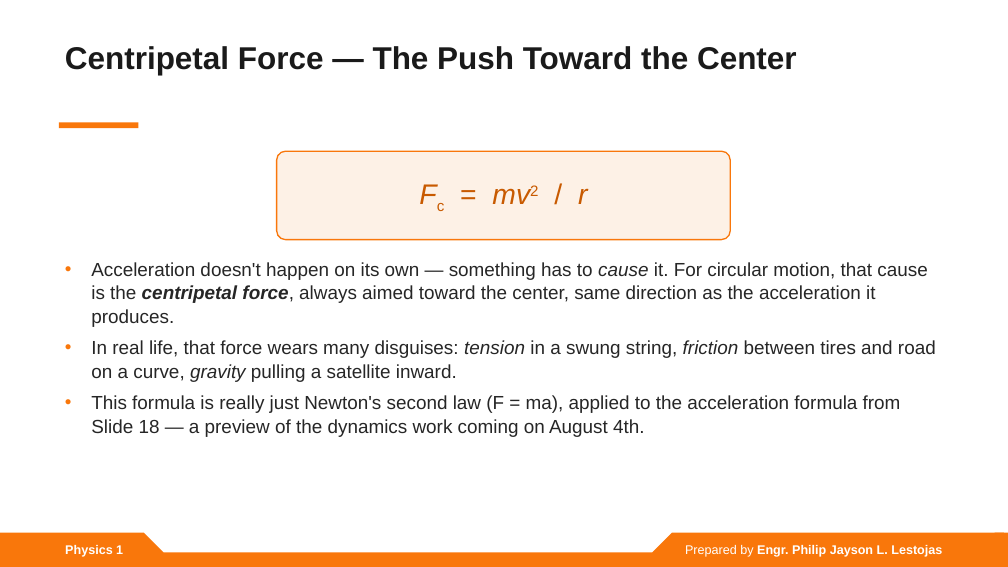
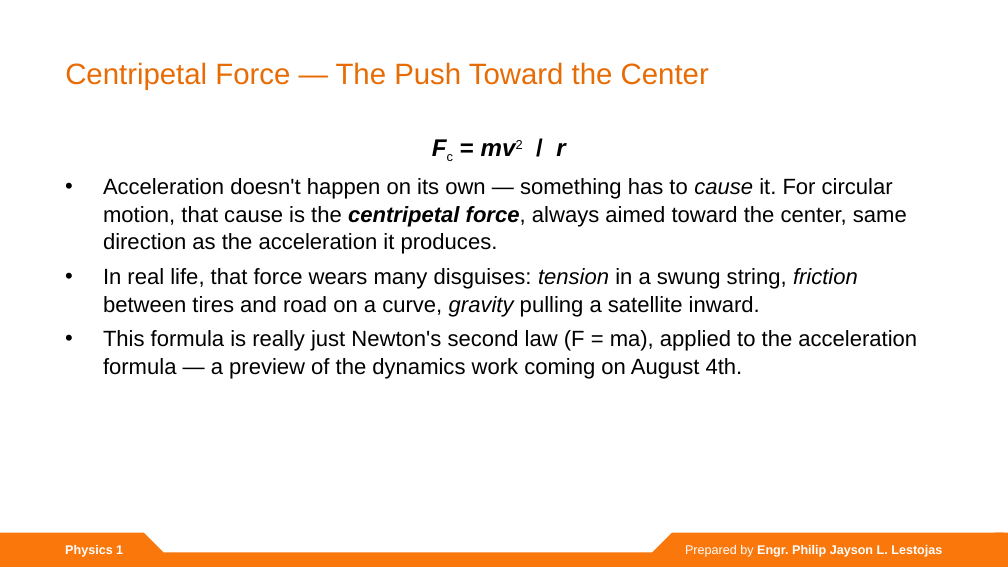
Before and after one commit to lestojas/physics, a slide deck: slide 16 of Projectile and Circular Motion.pptx. Drawn at 1008x567 pixels with LibreOffice and Linux fonts; fonts in the diff are those of the drawing. Boxes give left, top, right and bottom in pixels: in the first picture for what was removed or moved away, otherwise in the second. Text is boxed around its words. In the diff, an @@ line names an element or a change of style, - is before the commit and + after.

Commit message:
Revise deck to match template exactly (text-only content)
- Reuse the template's content-slide design: orange-gradient ExtraBold title + TT Hoves bulleted body
- Remove custom accent bars, equation bands, callout boxes, tables, and generated diagram images
- Convert comparison tables to template-style bullets; render equations as simple centered lines
- Body text auto-fits the template body box (keeps 28pt where content allows)

```diff
--- a/Projectile and Circular Motion.pptx
+++ b/Projectile and Circular Motion.pptx
@@ text "Centripetal Force — The Push ...": place and size @@
-text "Centripetal Force — The Push ..." at bbox=[65, 46, 797, 75]
+text "Centripetal Force — The Push ..." at bbox=[65, 62, 709, 90]
@@ text "Centripetal Force — The Push ..." at bbox=[65, 62, 709, 90]: size 30 to 28 pt, text colour #1A1A1A to gradient #B45404 to #E86C06 to #F9770B, bold off @@
@@ text "Fc = mv2 / r": place and size @@
-text "Fc = mv2 / r" at bbox=[91, 262, 936, 437]
+text "Fc = mv2 / r" at bbox=[103, 143, 917, 379]
@@ rectangle removed at bbox=[59, 123, 138, 128] @@
@@ text at bbox=[556, 143, 565, 156]: paragraph added @@
+Fc = mv2 / r
@@ text at bbox=[103, 178, 907, 317]: size 18 to 21 pt, text colour #262626 to #000000 in "Acceleration doesn't happen on its own — ...", "In real life, that force wears many ..."; indent changed; line spacing 1.03 to 1.04; less space between paragraphs @@
@@ rounded rectangle removed at bbox=[277, 151, 730, 240] @@
-Fc = mv2 / r
@@ text at bbox=[103, 330, 917, 379]: text changed; size 18 to 21 pt; text colour #262626 to #000000 @@
-• This formula is really just Newton's second law (F = ma), applied to the acceleration formula from Slide 18 — a preview of the dynamics work coming on August 4th.
+• This formula is really just Newton's second law (F = ma), applied to the acceleration formula — a preview of the dynamics work coming on August 4th.
```
Also in this commit, not shown: 21 other slides changed, 8 other files.
